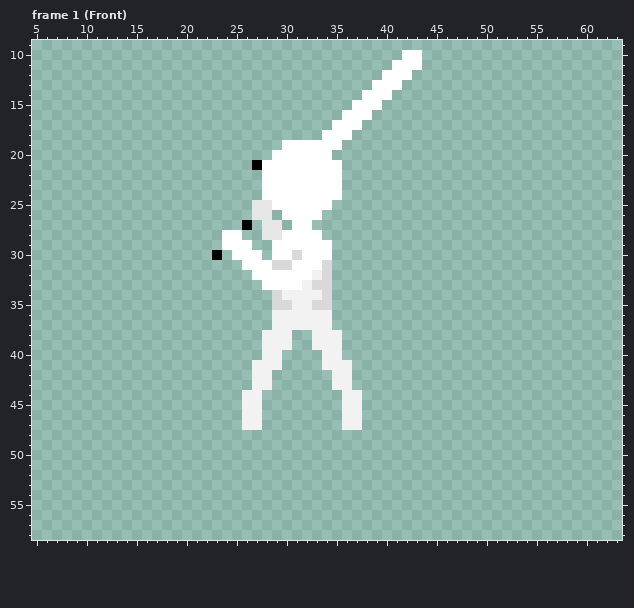
A pixel-art file gets an edit: Assets/Art/Characters/Player/Sword_Attack/Player_Sword_Attack_Right.aseprite. Above is the file before it was changed.
64x64 pixels, 12 frames. Shown: frame 1 (Front): x 5..63, y 9..58. The commit also changed other frames, which this record leaves out.
Now the later version:
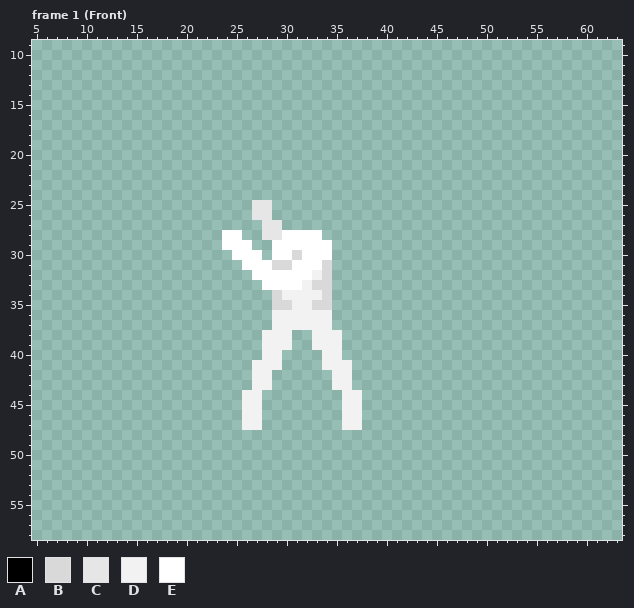
Palette (. is transparent): A #000000  B #d9d9d9  C #e6e6e6  D #f2f2f2  E #ffffff
Changes in this commit:
layer "Sword" now hidden
layer "Skin/Head" now hidden
--- frame 1 (Front)
@@ x 21..45 @@
  9 .........................
-10 .....................EE..
-11 ....................EEE..
-12 ...................EEE...
-13 ..................EEE....
-14 .................EEE.....
-15 ................EEE......
-16 ...............EEE.......
-17 ..............EEE........
-18 .............EEE.........
-19 .........EEEEEE..........
-20 ........EEEEEE...........
-21 ......AEEEEEEEE..........
-22 .......EEEEEEEE..........
-23 .......EEEEEEEE..........
-24 .......EEEEEEEE..........
-25 ......CCEEEEEE...........
-26 ......CC.EEEE............
-27 .....A.CC.EE.............
+10 .........................
+11 .........................
+12 .........................
+13 .........................
+14 .........................
+15 .........................
+16 .........................
+17 .........................
+18 .........................
+19 .........................
+20 .........................
+21 .........................
+22 .........................
+23 .........................
+24 .........................
+25 ......CC.................
+26 ......CC.................
+27 .......CC................
 28 ...EE..CCEEEE............
 29 ...EEE..EEEEEE...........
-30 ..A.EEE.EEBEEE...........
+30 ....EEE.EEBEEE...........
 31 .....EEEBBEEEB...........
